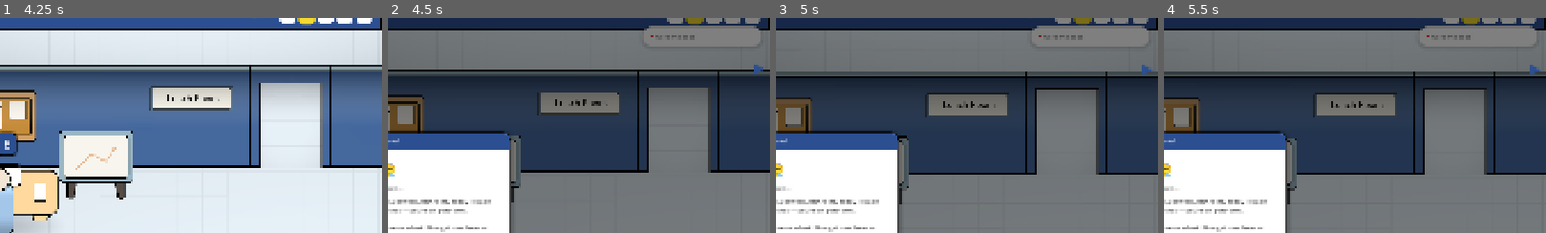
Above: before the commit, frames 1-4 (left to right).
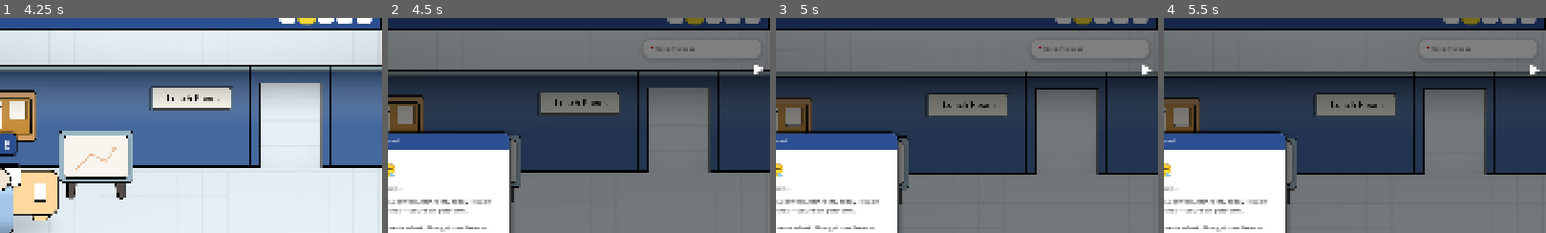
Above: after the commit, the same moments.

Repository: Esca69/project-manager-sim
Game: Godot game, scene res://Scenes/main_menu.tscn
Same seed, same stepped clock (60 frames per second), same inputs: the game is played once before the commit and once after it. Sound files missing from this copy of the repository are replaced by a short silence.
Inputs (mouse positions are % of the whole screen's width and height, from its top left):
- Up to frame 1 (4.25 s): click "🆕 New Game" at 0.5 s; tap Enter at 1.25, 2.75 s; move the mouse to (72, 45) at 1.27 s; hold Right (ui_right) 1.28-2.03 s; tap E (interact) at 1.35 s; click (72, 45) at 1.42 s; tap Space at 2, 3.5 s; move the mouse to (30, 55) at 2.02 s; hold Down (ui_down) 2.03-2.78 s; tap Q (motivate) at 2.1 s; move the mouse to (60, 28) at 2.77 s; hold Right (ui_right) 2.78-3.53 s; tap R (no_toilet) at 2.85 s; move the mouse to (45, 70) at 3.52 s; hold Up (ui_up) from 3.53 s (still down); tap 4 (speed_10x) at 3.6 s; click (45, 70) at 3.67 s
- Up to frame 2 (4.5 s): move the mouse to (80, 65) at 4.27 s; release Up (ui_up) at 4.28 s; hold Left (ui_left) from 4.28 s (still down); hold 1 (speed_1x) from 4.28 s (still down)
- Up to frame 3 (5 s): keep holding Left (ui_left); keep holding 1 (speed_1x)
- Up to frame 4 (5.5 s): release Left (ui_left) at 5 s; release 1 (speed_1x) at 5 s; click "0х" at 5 s
The pictures show only the part of the screen within x 50-100%, y 4-54%; the shares and areas given below are measured in that part.

Frame 1 is identical in both runs. In frame 2, 1.1% of the frame differs, in the area x 67-99%, y 3-27%; in frame 3, 1.1%; in frame 4, 1.1%, in the area x 67-99%, y 3-28%.

Commit message:
Fix 6 bugs in tutorial system (overlay, boss desk, project selection)
Co-authored-by: Esca69 <259692183+Esca69@users.noreply.github.com>
Agent-Logs-Url: https://github.com/Esca69/project-manager-sim/sessions/7255509c-0ad7-4052-9e4d-dae81344edbb

Diff:
--- a/Scripts/boss_desk.gd
+++ b/Scripts/boss_desk.gd
@@ -4,6 +4,7 @@
 # === НАСТРОЙКА ЗВУКА БОССА ===============================
 # =========================================================
 const BOSS_SOUND_RADIUS: float = 400.0   # Радиус, при входе в который срабатывает звук
+const TUTORIAL_PROXIMITY_RADIUS: float = 200.0  # Меньший радиус для уведомления туториала
 
 var _exclamation_bubble: Node2D = null
 var _boss_player: AudioStreamPlayer = null  # <-- Изменено на обычный AudioStreamPlayer
@@ -22,7 +23,10 @@
 
 func _process(_delta):
 	if _exclamation_bubble:
-		_exclamation_bubble.visible = BossManager.should_show_quest() or BossManager.should_show_report() or BossEventSystem.has_pending_event()
+		if TutorialManager.is_active():
+			_exclamation_bubble.visible = false
+		else:
+			_exclamation_bubble.visible = BossManager.should_show_quest() or BossManager.should_show_report() or BossEventSystem.has_pending_event()
 
 	# Проверяем дистанцию как триггер
 	_check_proximity_sound()
@@ -39,9 +43,6 @@
 		if not _is_player_in_radius:
 			_is_player_in_radius = true
 
-			# === ТУТОРИАЛ: уведомляем о подходе к боссу ===
-			TutorialManager.notify_player_near_boss()
-
 			# Обновляем громкость до текущих настроек SFX
 			_boss_player.volume_db = AudioManager.get_current_sfx_db()
 			# Запускаем звук 1 раз (громкость будет везде одинаковой)
@@ -49,6 +50,10 @@
 	else:
 		# Игрок вышел из радиуса. Сбрасываем флаг, чтобы при следующем подходе звук снова сыграл
 		_is_player_in_radius = false
+
+	# === ТУТОРИАЛ: отдельный меньший радиус для уведомления ===
+	if dist <= TUTORIAL_PROXIMITY_RADIUS:
+		TutorialManager.notify_player_near_boss()
 
 func _build_exclamation_mark():
 	# Создаем корневой узел для бабла
--- a/Scripts/project_selection_ui.gd
+++ b/Scripts/project_selection_ui.gd
@@ -643,11 +643,11 @@
 	current_options[index] = null
 	_on_close_pressed()
 
-	# === ТУТОРИАЛ: уведомляем о взятии проекта ===
+	emit_signal("project_selected", selected)
+
+	# === ТУТОРИАЛ: уведомляем ПОСЛЕ закрытия окна и emit сигнала ===
 	if TutorialManager.is_active():
 		TutorialManager.notify_project_taken()
-
-	emit_signal("project_selected", selected)
 
 # === ОБРАБОТКА ВВОДА (ESC) ===
 func _input(event: InputEvent) -> void:
--- a/Scripts/tutorial_overlay.gd
+++ b/Scripts/tutorial_overlay.gd
@@ -66,9 +66,9 @@
 	_task_panel.grow_horizontal = Control.GROW_DIRECTION_BEGIN
 	_task_panel.grow_vertical = Control.GROW_DIRECTION_END
 	_task_panel.offset_left = -320
-	_task_panel.offset_top = 65
+	_task_panel.offset_top = 95
 	_task_panel.offset_right = -20
-	_task_panel.offset_bottom = 115
+	_task_panel.offset_bottom = 145
 
 	var panel_style = StyleBoxFlat.new()
 	panel_style.bg_color = COLOR_WHITE
@@ -113,8 +113,12 @@
 
 func _build_arrow():
 	_arrow_label = Label.new()
-	_arrow_label.add_theme_font_size_override("font_size", 36)
-	_arrow_label.add_theme_color_override("font_color", COLOR_BLUE)
+	var arrow_settings = LabelSettings.new()
+	arrow_settings.font_size = 36
+	arrow_settings.font_color = Color.WHITE
+	arrow_settings.outline_color = Color.BLACK
+	arrow_settings.outline_size = 4
+	_arrow_label.label_settings = arrow_settings
 	_arrow_label.z_index = 96
 	_arrow_label.visible = false
 	_arrow_label.mouse_filter = Control.MOUSE_FILTER_IGNORE
@@ -162,7 +166,7 @@
 	if target_on_screen:
 		# Arrow above target on screen
 		_arrow_label.text = "▼"
-		_arrow_label.position = screen_pos + Vector2(-18, -60)
+		_arrow_label.position = screen_pos + Vector2(-18, -130)
 	else:
 		# Directional arrow at screen edge
 		var center = viewport_size / 2.0
